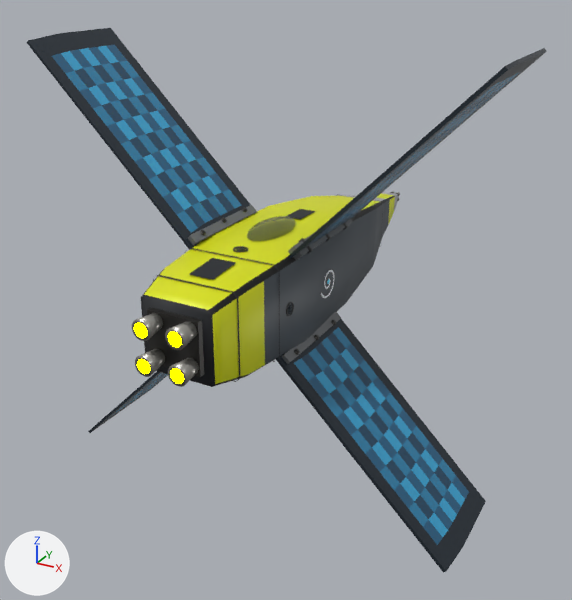
What one commit did to the glTF model ThoriumGap_JS/models/Ship_Crosspanel_16.glb.
One viewpoint serves both versions: a 50 mm camera at (5.63, -10.71, 4.58) aimed at (-0.15, -0.19, -0.68). Lighting does not change. The marker at lower left points along +X, +Y and +Z. The first picture is the older version. Where no turn or scale is listed for an object, it has been applied to the vertices.

The older version as bpy lines, for what is in view:
```python
ob_engineemitter = bpy.data.objects.new('EngineEmitter', me_engineemitter)
ob_engineemitter.location = (0.0, 0.0, 0.0)
ob_fuselage_squarebody = bpy.data.objects.new('Fuselage_SquareBody', me_fuselage_squarebody_mesh)
ob_fuselage_squarebody.location = (0.0, 0.0, 0.0)
ob_nose_squaretaperedforwardsection = bpy.data.objects.new('Nose_SquareTaperedForwardSection', me_nose_squaretaperedforwardsection_mesh)
ob_nose_squaretaperedforwardsection.location = (0.0, 0.0, 0.0)
ob_solarpanelwing_lowerleftridge_rectangularphotovoltaicgrid = bpy.data.objects.new('SolarPanelWing_LowerLeftRidge_RectangularPhotovoltaicGrid', me_solarpanelwing_lowerleftridge_rectangularphotovoltaicgrid_mesh)
ob_solarpanelwing_lowerleftridge_rectangularphotovoltaicgrid.location = (0.0, 0.0, 0.0)
# also in view: 'SolarPanelWing_TopLeftRidge_RectangularPhotovoltaicGrid' at (-2.02, -1.09, 2.02); 'EngineDeck_SquareAftManifold' at (0.0, -3.38, 0.0); 'SolarPanelWing_LowerRightRidge_RectangularPhotovoltaicGrid' at (2.02, -1.09, -2.02); 'Canopy_DorsalLowSquareBubble' at (0.0, -0.89, 0.84); 'SolarPanelWing_TopRightRidge_RectangularPhotovoltaicGrid' at (2.03, -0.76, 2.03)
```
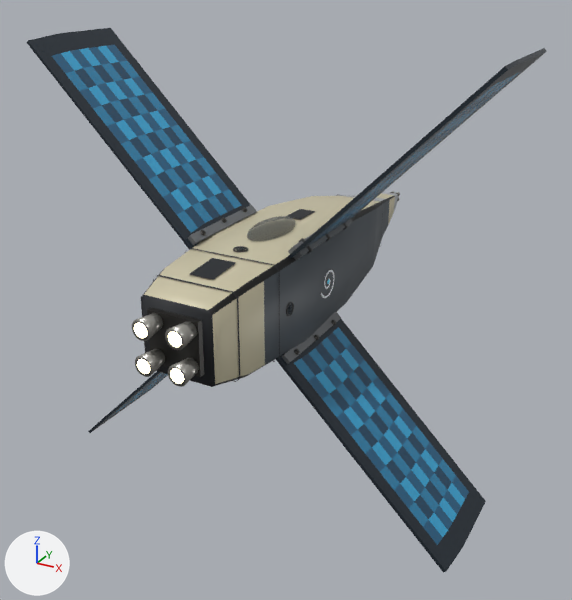
The change, as a diff of the scene's bpy script:
```diff
--- a/ThoriumGap_JS/models/Ship_Crosspanel_16.glb.py
+++ b/ThoriumGap_JS/models/Ship_Crosspanel_16.glb.py
@@ mat_engineglow @@
 mat_engineglow.roughness = 1.0
-mat_engineglow.emission_color = (1.0, 1.0, 0.0)  # yellow #ffff00
+mat_engineglow.emission_color = (0.62, 0.57, 0.4)  # beige #cec7aa
 mat_engineglow.emission_strength = 8.0
@@ mat_ship_crosspanelfamily_couriercross_offset_arrays_split_left_right_seed122531_hull_main @@
 mat_ship_crosspanelfamily_couriercross_offset_arrays_split_left_right_seed122531_hull_main = principled_material('Ship_CrosspanelFamily_CourierCross_offset_arrays_split_left_right_Seed122531_Hull_Main')
-mat_ship_crosspanelfamily_couriercross_offset_arrays_split_left_right_seed122531_hull_main.base_color = (0.73, 0.784, 0.0)  # yellow #dee500
+mat_ship_crosspanelfamily_couriercross_offset_arrays_split_left_right_seed122531_hull_main.base_color = (0.62, 0.57, 0.4)  # beige #cec7aa
 mat_ship_crosspanelfamily_couriercross_offset_arrays_split_left_right_seed122531_hull_main.metallic = 0.06
```

Boxes [x1, y1, x2, y2] around the edits, measured in the pictures (572 x 600 px):
'Fuselage_SquareBody', recoloured: [141, 195, 383, 386] in both
'EngineEmitter', recoloured (yellow to beige): [134, 323, 184, 384] in both
'Nose_SquareTaperedForwardSection', recoloured (yellow to grey): [349, 193, 398, 225] in both
